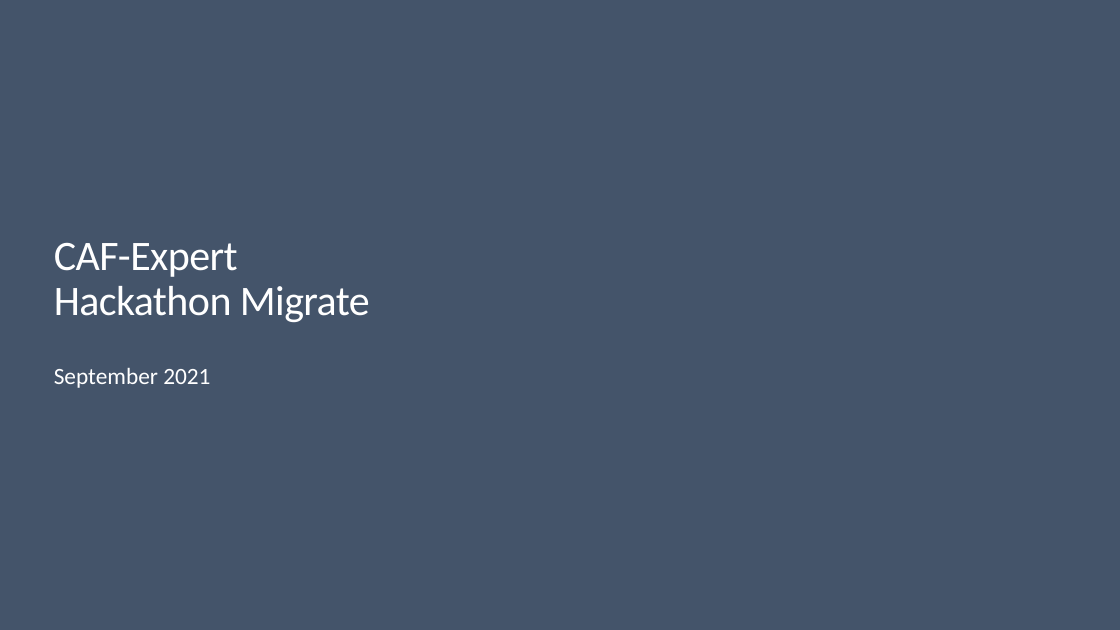
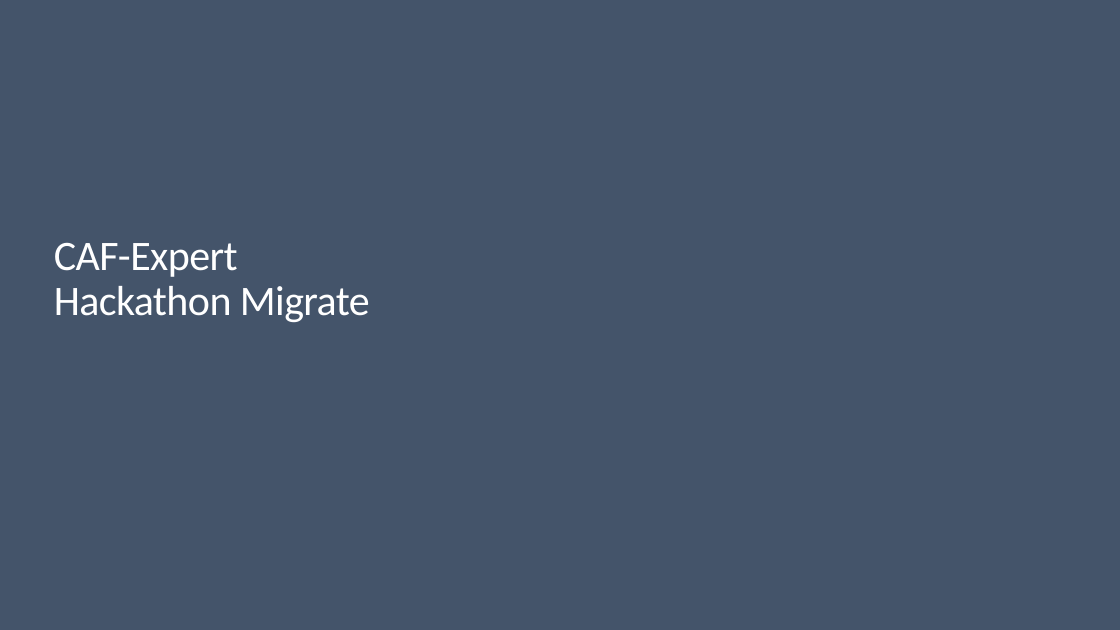
Before and after one commit to jonathan-vella/CAF-Expert-Learning-Path, a slide deck: slide 1 of 03-CAF Migrate - LoB Migration/sources/WalkingDeck-CAF-Migrate.pptx. Drawn at 1120x630 pixels with LibreOffice and Linux fonts; fonts in the diff are those of the drawing; background and template pictures are left out. Boxes give left, top, right and bottom in pixels: in the first picture for what was removed or moved away, otherwise in the second. Text is boxed around its words. In the diff, an @@ line names an element or a change of style, - is before the commit and + after.

```diff
--- a/03-CAF Migrate - LoB Migration/sources/WalkingDeck-CAF-Migrate.pptx
+++ b/03-CAF Migrate - LoB Migration/sources/WalkingDeck-CAF-Migrate.pptx
@@ text removed at (x1=54, y1=368, x2=210, y2=388) @@
-September 2021
```
Also in this commit, not shown: 2 slides removed, 1 other file.
